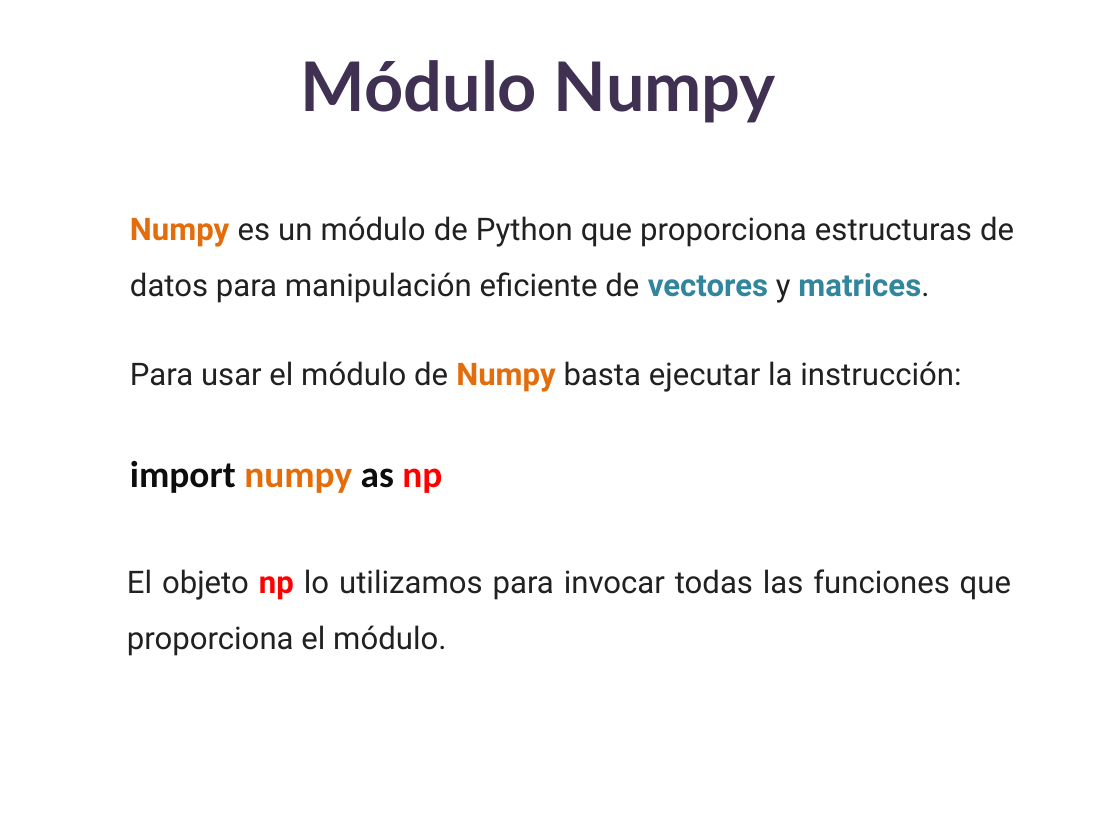
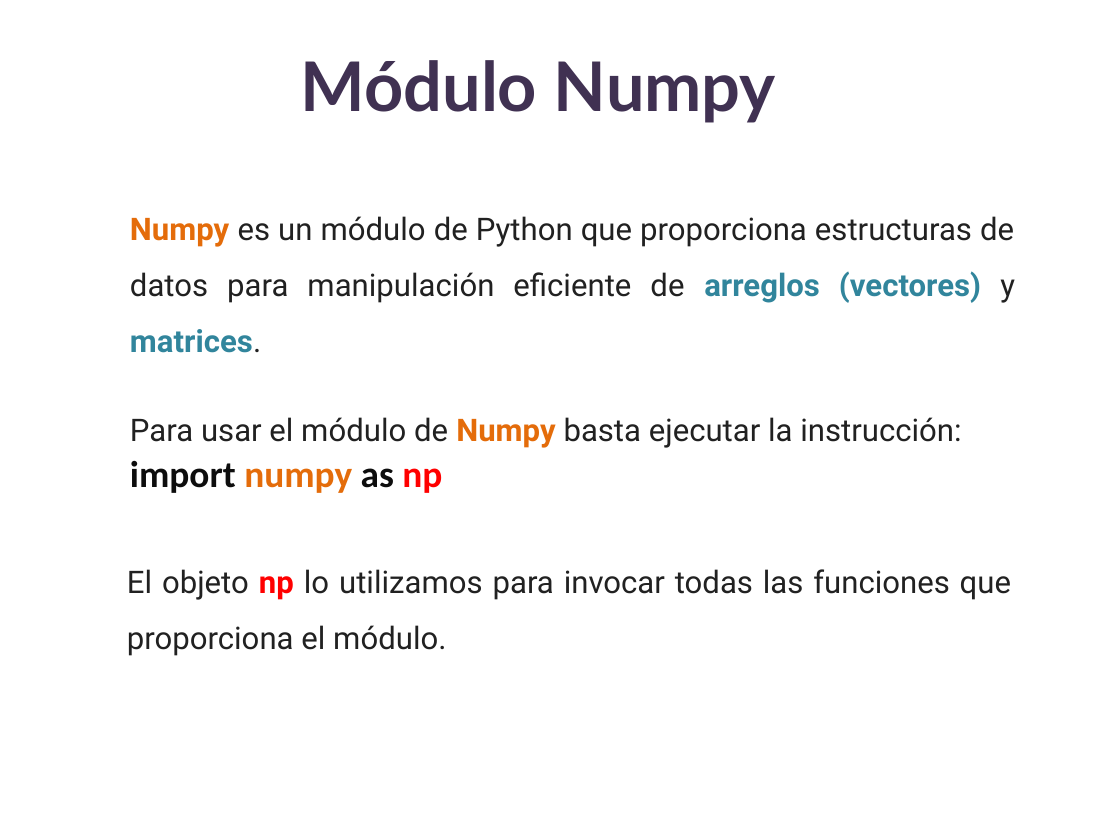
Before and after one commit to lizetheP/PensamientoC, a slide deck: slide 4 of CalendarioAgo2026/presentaciones/9_Arreglos.pptx. Drawn at 1120x840 pixels with LibreOffice and Linux fonts; fonts in the diff are those of the drawing. Boxes give left, top, right and bottom in pixels: in the first picture for what was removed or moved away, otherwise in the second. Text is boxed around its words. In the diff, an @@ line names an element or a change of style, - is before the commit and + after.

```diff
--- a/CalendarioAgo2026/presentaciones/9_Arreglos.pptx
+++ b/CalendarioAgo2026/presentaciones/9_Arreglos.pptx
@@ text at [130, 216, 1015, 353]: text changed @@
-Numpy es un módulo de Python que proporciona estructuras de datos para manipulación eficiente de vectores y matrices.
+Numpy es un módulo de Python que proporciona estructuras de datos para manipulación eficiente de arreglos (vectores) y matrices.
```
Also in this commit, not shown: 4 other slides changed, 1 slide removed, 15 other files.
